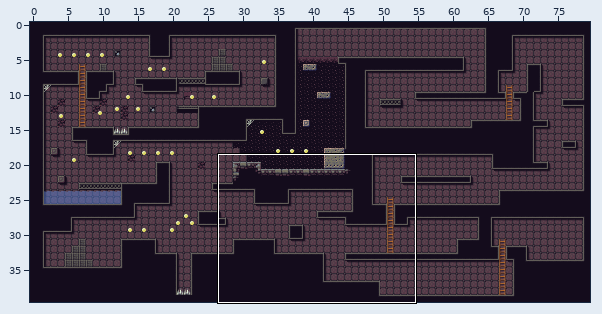
Two states of a Tiled map, src/assets/map/tiledmap.tmx. The picture above shows the old version from afar; the outline marks the close-up.
Close-up. As it was:
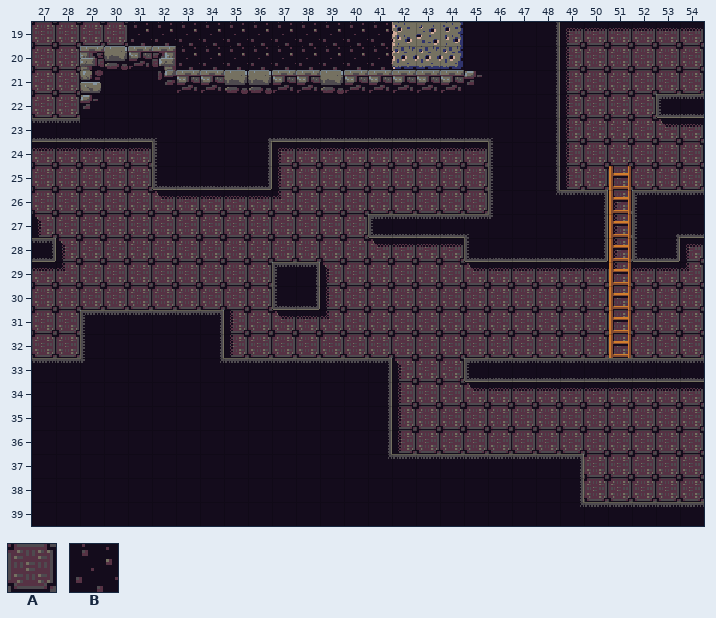
Cells are 16x16 px. Shown: x 27..54, y 19..39. The commit also changed other parts of the map, which this record leaves out.
Key: from "Tileset": A 38, B 111.
_ is an empty cell, # one hidden under a higher layer.
Layers that did not change in this view are not listed.
Layer "Background" before, first column x 27:
19 AAAABBBBBBBBBBB#######AAAAAA
20 AA####BBBBBBBBB#######AAAAAA
21 AA####################AAAAAA
22 AA####################AAAA##
23 ######################AAAAAA
24 AAAAA#####AAAAAAAAA###AAAAAA
25 AAAAA#####AAAAAAAAA###AAAAAA
26 AAAAAAAAAAAAAAAAAAA#####A###
27 AAAAAAAAAAAAAA##########A###
28 #AAAAAAAAAAAAAAAAA######A##A
29 AAAAAAAAAA##AAAAAAAAAAAAAAAA
30 AAAAAAAAAA##AAAAAAAAAAAAAAAA
31 AA######AAAAAAAAAAAAAAAAAAAA
32 AA######AAAAAAAAAAAAAAAAAAAA
33 ###############AAA##########
34 ###############AAAAAAAAAAAAA
35 ###############AAAAAAAAAAAAA
36 ###############AAAAAAAAAAAAA
37 #######################AAAAA
38 #######################AAAAA
39 ############################
After:
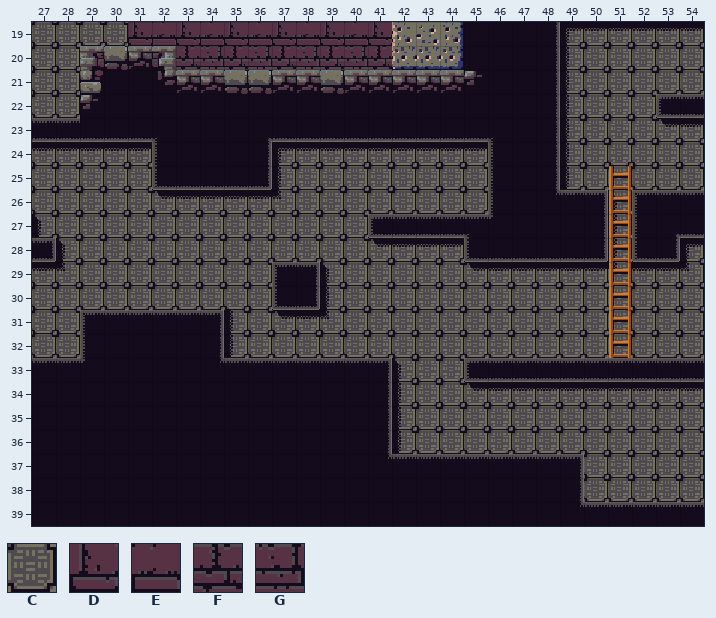
Further tiles: from "Tileset": C 39, D 119, E 120, F 135, G 136.
Diff:
{"where": "layer \"Background\""}
{"y":19,"x":27,"old":"AAAABBBBBBBBBBB","new":"CCCCDEDEDEDEDED"}
{"y":19,"x":49,"old":"AAAAAA","new":"CCCCCC"}
{"y":20,"x":27,"old":"AA","new":"CC"}
{"y":20,"x":33,"old":"BBBBBBBBB","new":"FGFGFGFGF"}
{"y":20,"x":49,"old":"AAAAAA","new":"CCCCCC"}
{"y":21,"x":27,"old":"AA","new":"CC"}
{"y":21,"x":49,"old":"AAAAAA","new":"CCCCCC"}
{"y":22,"x":27,"old":"AA","new":"CC"}
{"y":22,"x":49,"old":"AAAA","new":"CCCC"}
{"y":23,"x":49,"old":"AAAAAA","new":"CCCCCC"}
{"y":24,"x":27,"old":"AAAAA","new":"CCCCC"}
{"y":24,"x":37,"old":"AAAAAAAAA","new":"CCCCCCCCC"}
{"y":24,"x":49,"old":"AAAAAA","new":"CCCCCC"}
{"y":25,"x":27,"old":"AAAAA","new":"CCCCC"}
{"y":25,"x":37,"old":"AAAAAAAAA","new":"CCCCCCCCC"}
{"y":25,"x":49,"old":"AAAAAA","new":"CCCCCC"}
{"y":26,"x":27,"old":"AAAAAAAAAAAAAAAAAAA","new":"CCCCCCCCCCCCCCCCCCC"}
{"y":26,"x":51,"old":"A","new":"C"}
{"y":27,"x":27,"old":"AAAAAAAAAAAAAA","new":"CCCCCCCCCCCCCC"}
{"y":27,"x":51,"old":"A","new":"C"}
{"y":28,"x":28,"old":"AAAAAAAAAAAAAAAAA","new":"CCCCCCCCCCCCCCCCC"}
{"y":28,"x":51,"old":"A","new":"C"}
{"y":28,"x":54,"old":"A","new":"C"}
{"y":29,"x":27,"old":"AAAAAAAAAA","new":"CCCCCCCCCC"}
{"y":29,"x":39,"old":"AAAAAAAAAAAAAAAA","new":"CCCCCCCCCCCCCCCC"}
{"y":30,"x":27,"old":"AAAAAAAAAA","new":"CCCCCCCCCC"}
{"y":30,"x":39,"old":"AAAAAAAAAAAAAAAA","new":"CCCCCCCCCCCCCCCC"}
{"y":31,"x":27,"old":"AA","new":"CC"}
{"y":31,"x":35,"old":"AAAAAAAAAAAAAAAAAAAA","new":"CCCCCCCCCCCCCCCCCCCC"}
{"y":32,"x":27,"old":"AA","new":"CC"}
{"y":32,"x":35,"old":"AAAAAAAAAAAAAAAAAAAA","new":"CCCCCCCCCCCCCCCCCCCC"}
{"y":33,"x":42,"old":"AAA","new":"CCC"}
{"y":34,"x":42,"old":"AAAAAAAAAAAAA","new":"CCCCCCCCCCCCC"}
{"y":35,"x":42,"old":"AAAAAAAAAAAAA","new":"CCCCCCCCCCCCC"}
{"y":36,"x":42,"old":"AAAAAAAAAAAAA","new":"CCCCCCCCCCCCC"}
{"y":37,"x":50,"old":"AAAAA","new":"CCCCC"}
{"y":38,"x":50,"old":"AAAAA","new":"CCCCC"}
{"label":"changed","picture_box":[32,22,704,502]}
